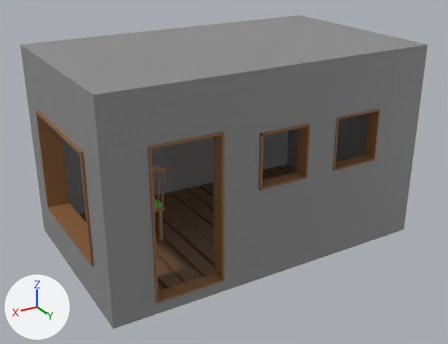
A saved change to the Blender file Testat 1/Pfammatter_Joel_SW03.blend.
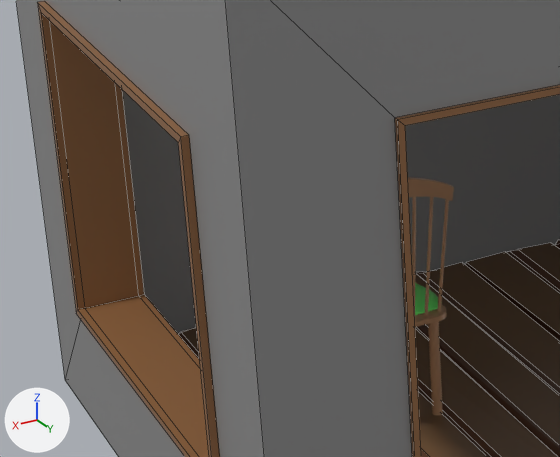
The first picture shows the older version from a camera (50 mm lens) standing at (9.16, 15.26, 9.66) and looking at (0.09, 0.16, 2.11). The close-ups show both versions on the part from 5% to 45% of the width and 32% to 74% of the height of that picture; other places that the commit changed are outside them. The axes (+X, +Y, +Z) are drawn at lower left. The lights are the same throughout. The close-ups show mesh edges as thin lines.

The scene before the commit, as lines of its bpy script (objects in view):
```python
me_cube_012 = bpy.data.meshes.new('Cube.012')
me_cube_012.from_pydata(...)  # a box spanning x -1.0..1.0, y -1.0..1.0, z -1.0..1.0
me_cube_017 = bpy.data.meshes.new('Cube.017')
me_cube_017.from_pydata(...)  # 392 vertices, 338 faces; spans x -0.399..0.875, y 0.253..0.295, z -1.972..-0.553
me_cube_017.polygons.foreach_set('use_smooth', [True] * 338)
me_cube_017.materials.append(mat_colour_grid)  # picture img_colour_palette_8_jpg_001
me_cylinder = bpy.data.meshes.new('Cylinder')
me_cylinder.from_pydata(...)  # 180 vertices, 72 faces; spans x -0.053..0.805, y -0.268..0.812, z -0.075..1.0
me_cylinder.materials.append(mat_colour_grid)  # picture img_colour_palette_8_jpg_001
ob_backrest = bpy.data.objects.new('backrest', me_cube_017)
ob_backrest.location = (2.493, 0.0, 3.46)
ob_chair_legs = bpy.data.objects.new('chair legs', me_cylinder)
ob_chair_legs.location = (2.344, -0.505, 0.475)
ob_table = bpy.data.objects.new('Table', me_cube_012)
ob_table.location = (2.793, -1.495, 1.236)
ob_table.scale = (1.51, 1.21, 1.0)
ob_table.hide_set(True)  # its collection is switched off
# also in view: 'pillow.001' at (2.73, -0.29, 1.54); 'Room' at (0.03, 0.0, 3.0)
```
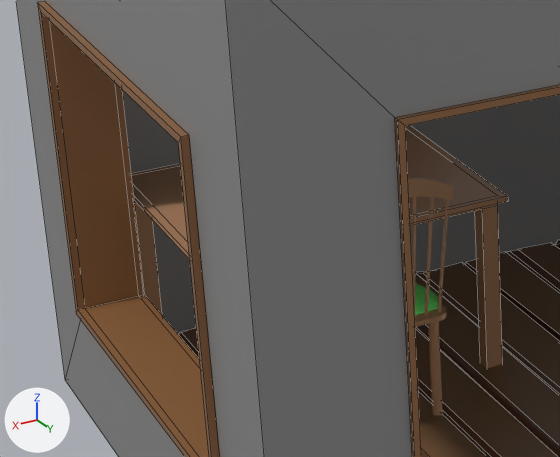
Diff of the bpy script that builds the scene:
```diff
--- a/Testat 1/Pfammatter_Joel_SW03.blend.py
+++ b/Testat 1/Pfammatter_Joel_SW03.blend.py
@@ me_cube_012 @@
 # used by ob_table; location = (2.793, -1.495, 1.236); scale = (1.51, 1.21, 1.0)
-me_cube_012.from_pydata(...)  # 8 vertices, 6 faces; spans x -1.0..1.0, y -1.0..1.0, z -1.0..1.0
+me_cube_012.from_pydata(...)  # 20 vertices, 18 faces; spans x -1.01..1.02, y -0.97..1.03, z 0.9..1.0
+# me_cube_012 part 1: the whole mesh is rebuilt
+me_cube_012.materials.append(mat_colour_grid)  # picture img_colour_palette_8_jpg_001
@@ me_cube_002 @@
+me_cube_002.from_pydata(...)  # a box spanning x -0.71..-0.54, y 1.15..1.3, z -0.66..1.1; a box spanning x -3.45..-3.28, y 3.28..3.43, z -0.66..1.1; a box spanning x -0.71..-0.54, y 3.28..3.43, z -0.66..1.1; a box spanning x -3.45..-3.28, y 1.15..1.3, z -0.66..1.1
+me_cube_002.materials.append(mat_colour_grid)  # picture img_colour_palette_8_jpg_001
@@ ob_table @@
 ob_table.scale = (1.51, 1.21, 1.0)
-ob_table.hide_set(True)  # its collection is switched off
@@ ob_table_leg @@
+ob_table_leg = bpy.data.objects.new('Table leg', me_cube_002)
+ob_table_leg.location = (4.799, -3.751, 1.028)
```

Location of each change, [x1, y1, x2, y2] in pixels of the close-ups (560 x 457 px):
'Table', shown (brown): after [131, 125, 508, 260]
'Table leg', added (brown): after [134, 200, 503, 368]
